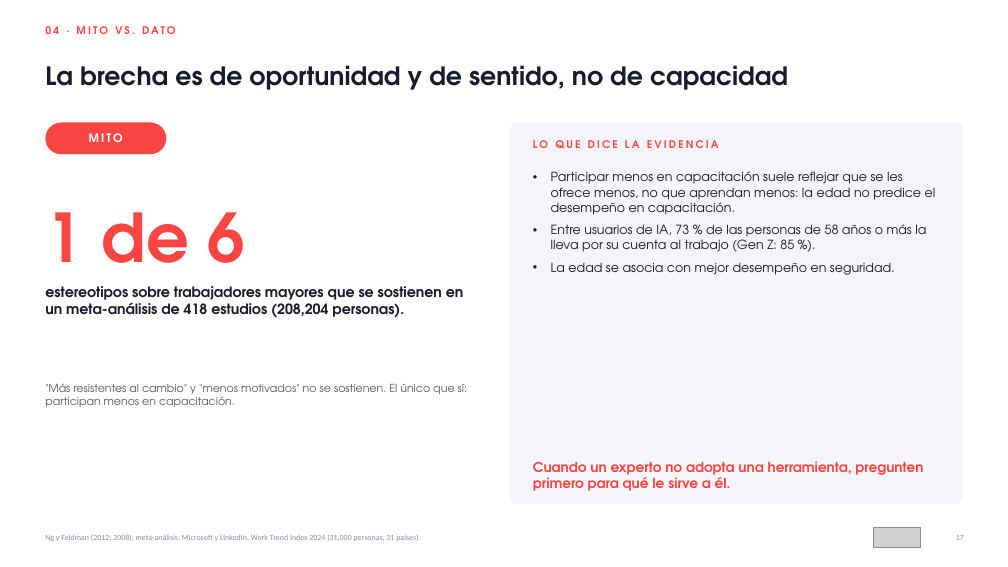
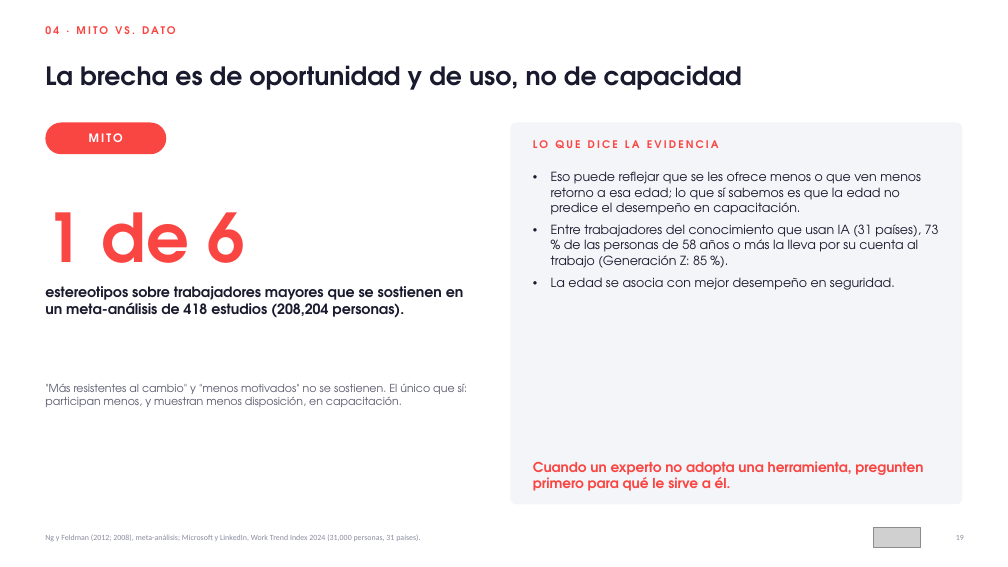
Before and after one commit to HRTrainingDevelopment/Training-and-Development-PROYECTS, a slide deck: slide 19 of workshop-liderazgo-intergeneracional/entregables/01_Deck_Liderar_entre_Generaciones_AMMX_120min.pptx (slide 17 before the commit). Drawn at 1008x567 pixels with LibreOffice and Linux fonts; fonts in the diff are those of the drawing; grey boxes stand for pictures. Boxes give left, top, right and bottom in pixels: in the first picture for what was removed or moved away, otherwise in the second. Text is boxed around its words. In the diff, an @@ line names an element or a change of style, - is before the commit and + after.

```diff
--- a/workshop-liderazgo-intergeneracional/entregables/01_Deck_Liderar_entre_Generaciones_AMMX_120min.pptx
+++ b/workshop-liderazgo-intergeneracional/entregables/01_Deck_Liderar_entre_Generaciones_AMMX_120min.pptx
@@ text at [45, 65, 742, 90]: text changed @@
-La brecha es de oportunidad y de sentido, no de capacidad
+La brecha es de oportunidad y de uso, no de capacidad
@@ text at [551, 171, 939, 268]: text changed @@
-• Participar menos en capacitación suele reflejar que se les ofrece menos, no que aprendan menos: la edad no predice el desempeño en capacitación.
-• Entre usuarios de IA, 73 % de las personas de 58 años o más la lleva por su cuenta al trabajo (Gen Z: 85 %).
+• Eso puede reflejar que se les ofrece menos o que ven menos retorno a esa edad; lo que sí sabemos es que la edad no predice el desempeño en capacitación.
+• Entre trabajadores del conocimiento que usan IA (31 países), 73 % de las personas de 58 años o más la lleva por su cuenta al trabajo (Generación Z: 85 %).
@@ text at [45, 384, 467, 407]: text changed @@
-"Más resistentes al cambio" y "menos motivados" no se sostienen. El único que sí: participan menos en capacitación.
+"Más resistentes al cambio" y "menos motivados" no se sostienen. El único que sí: participan menos, y muestran menos disposición, en capacitación.
```
Also in this commit, not shown: 52 other slides changed, 5 slides added, 52 other files.
